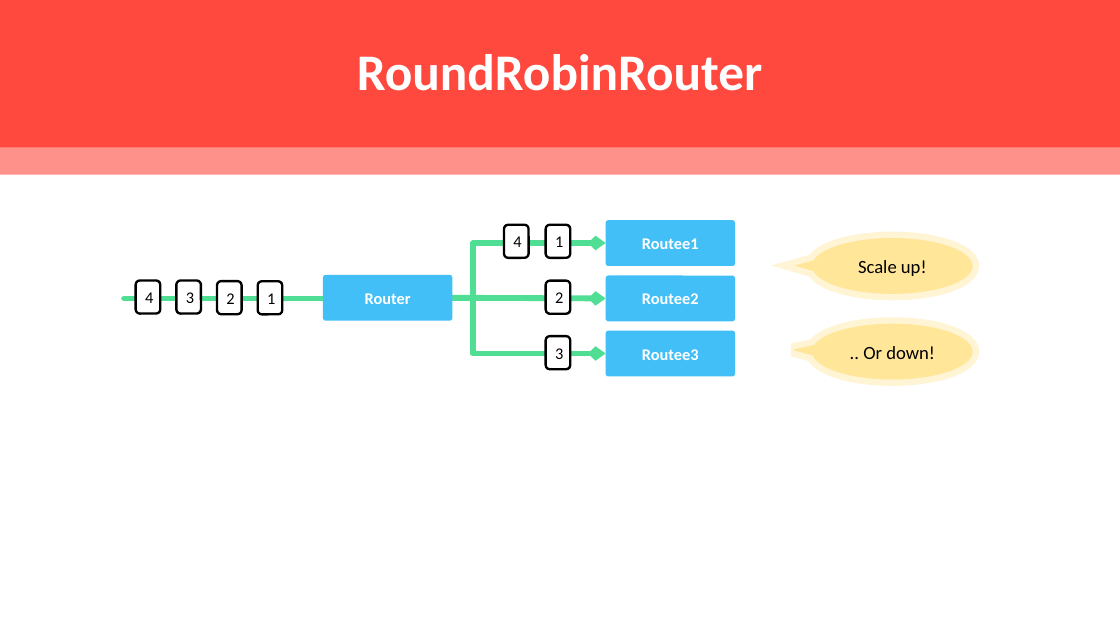
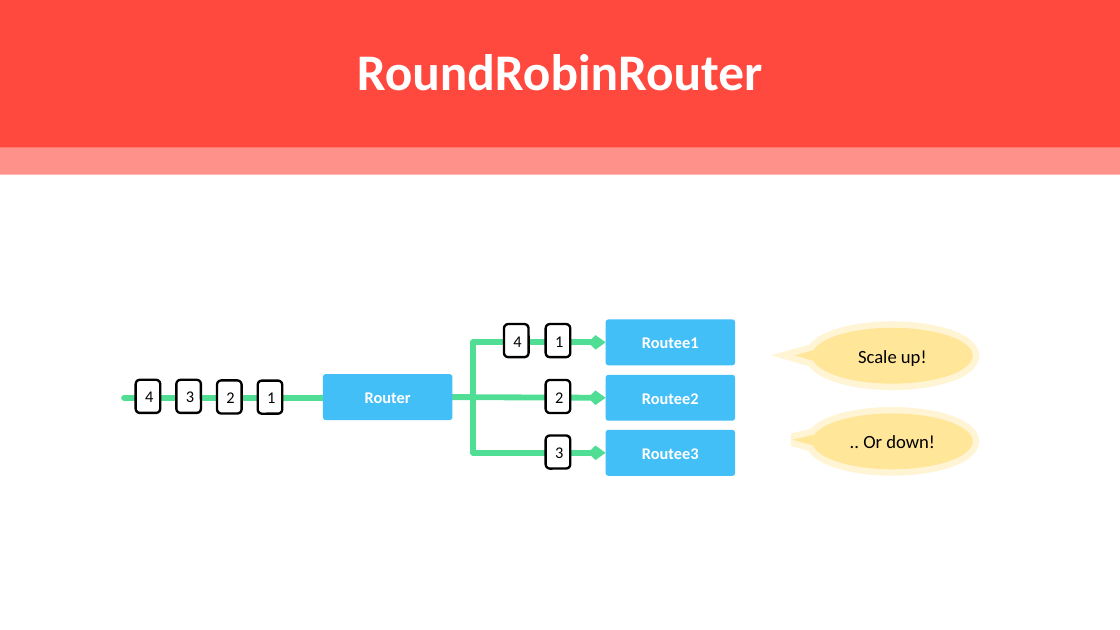
Before and after one commit to rogeralsing/Presentations, a slide deck: slide 25 of ProtoActor/TV4/protoactor.pptx (slide 27 before the commit). Drawn at 1120x630 pixels with LibreOffice and Linux fonts; fonts in the diff are those of the drawing. Boxes give left, top, right and bottom in pixels: in the first picture for what was removed or moved away, otherwise in the second. Text is boxed around its words. In the diff, an @@ line names an element or a change of style, - is before the commit and + after.

```diff
--- a/ProtoActor/TV4/protoactor.pptx
+++ b/ProtoActor/TV4/protoactor.pptx
@@ speech bubble "Scale up!": place and size @@
-speech bubble "Scale up!" at [812,238,973,293]
+speech bubble "Scale up!" at [812,328,973,383]
@@ 12 rounded rectangles, 2 elbow arrows, 1 line, 1 arrow: place and size @@
-12 rounded rectangles, 2 elbow arrows, 1 line, 1 arrow at [124,220,735,377]
+12 rounded rectangles, 2 elbow arrows, 1 line, 1 arrow at [124,319,735,476]
@@ speech bubble ".. Or down!": place and size @@
-speech bubble ".. Or down!" at [812,323,973,379]
+speech bubble ".. Or down!" at [812,413,973,469]
```
Also in this commit, not shown: 8 other slides changed, 2 slides removed.
